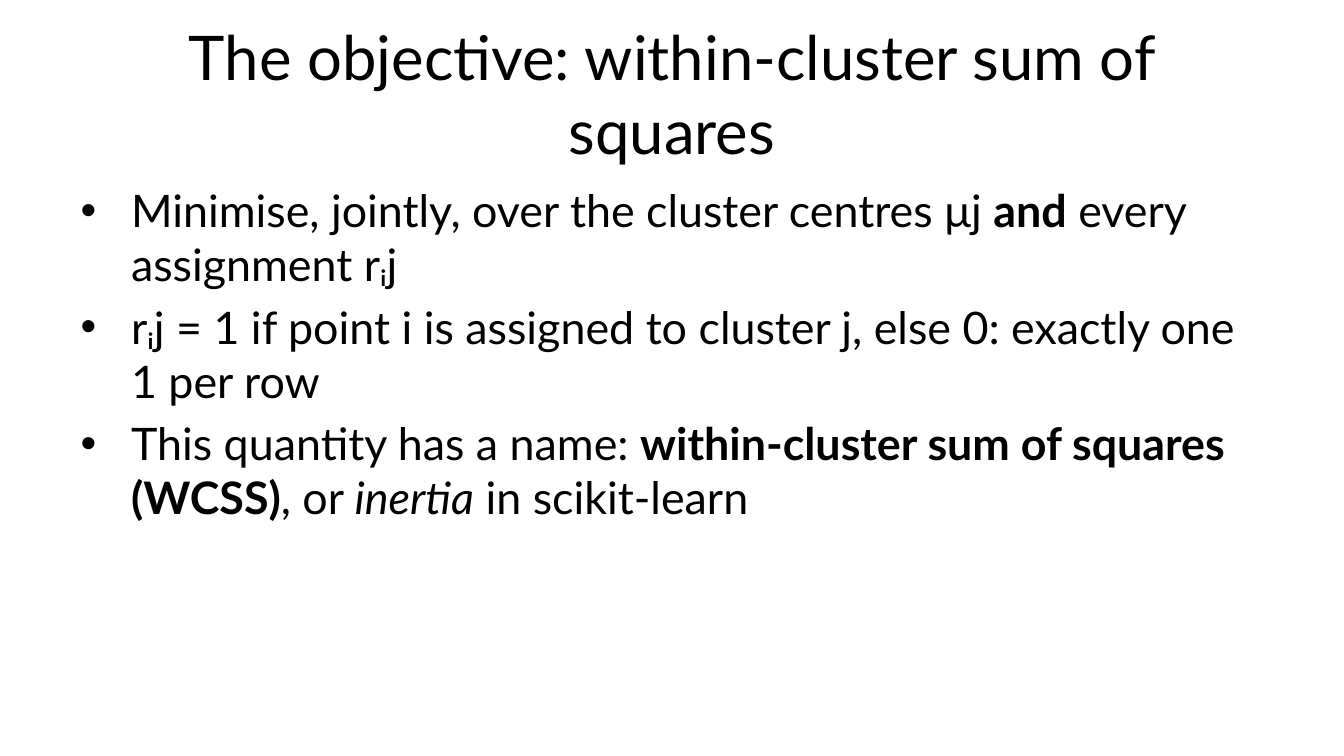
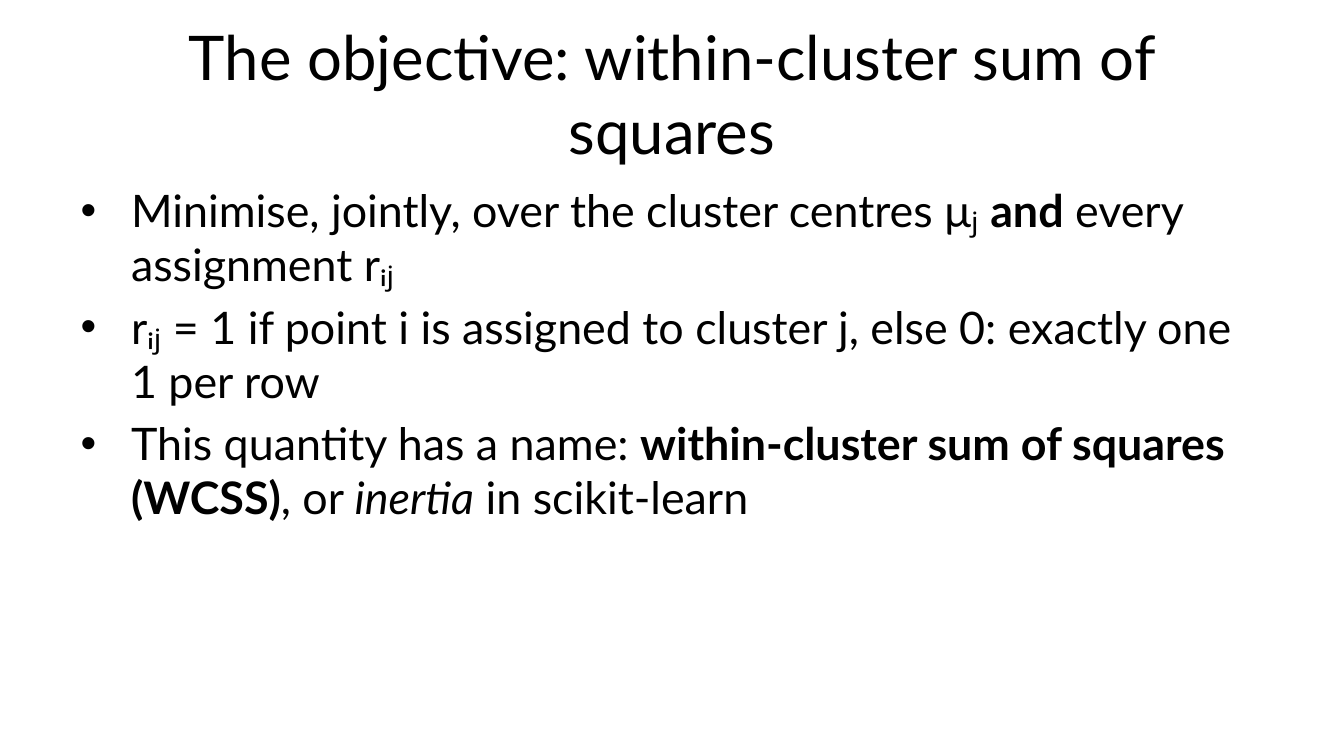
Before and after one commit to fabioantonini/technologies-for-artificial-intelligence, a slide deck: slide 9 of Lessons/08_unsupervised_learning/Slides/unsupervised_learning_slides.pptx. Drawn at 1344x756 pixels with LibreOffice and Linux fonts; fonts in the diff are those of the drawing; background and template pictures are left out. Boxes give left, top, right and bottom in pixels: in the first picture for what was removed or moved away, otherwise in the second. Text is boxed around its words. In the diff, an @@ line names an element or a change of style, - is before the commit and + after.

```diff
--- a/Lessons/08_unsupervised_learning/Slides/unsupervised_learning_slides.pptx
+++ b/Lessons/08_unsupervised_learning/Slides/unsupervised_learning_slides.pptx
@@ text at [131,193,1231,406]: text changed @@
-• Minimise, jointly, over the cluster centres μj and every assignment rᵢj
-• rᵢj = 1 if point i is assigned to cluster j, else 0: exactly one 1 per row
+• Minimise, jointly, over the cluster centres μⱼ and every assignment rᵢⱼ
+• rᵢⱼ = 1 if point i is assigned to cluster j, else 0: exactly one 1 per row
```
Also in this commit, not shown: 8 other files.
